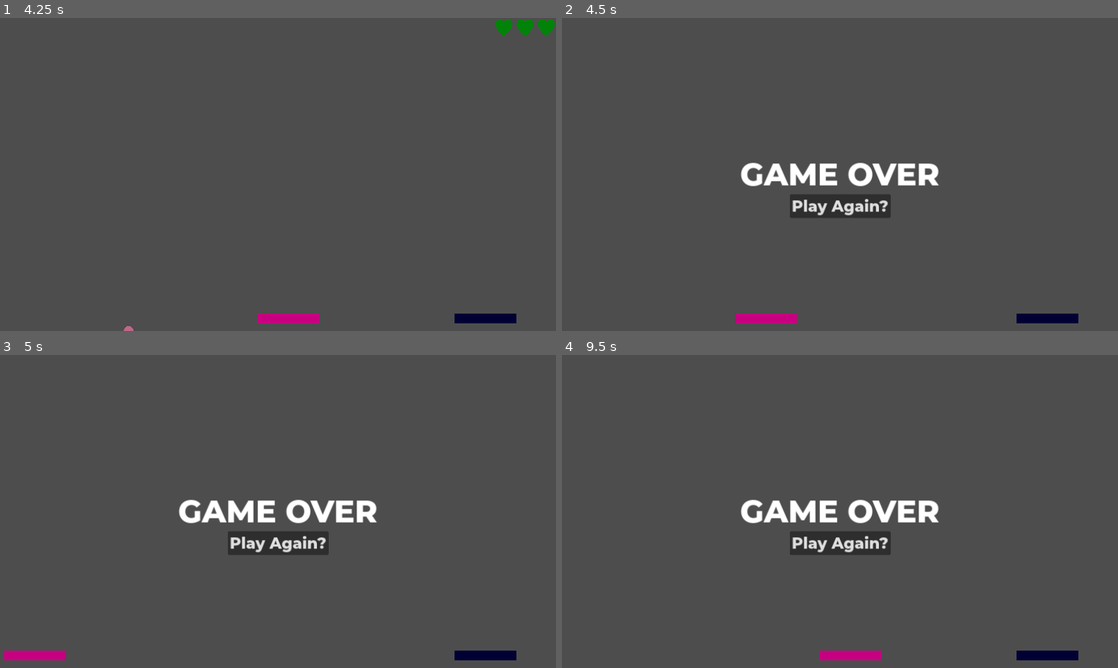
Above: before the commit, frames 1-4 (two rows, left to right).
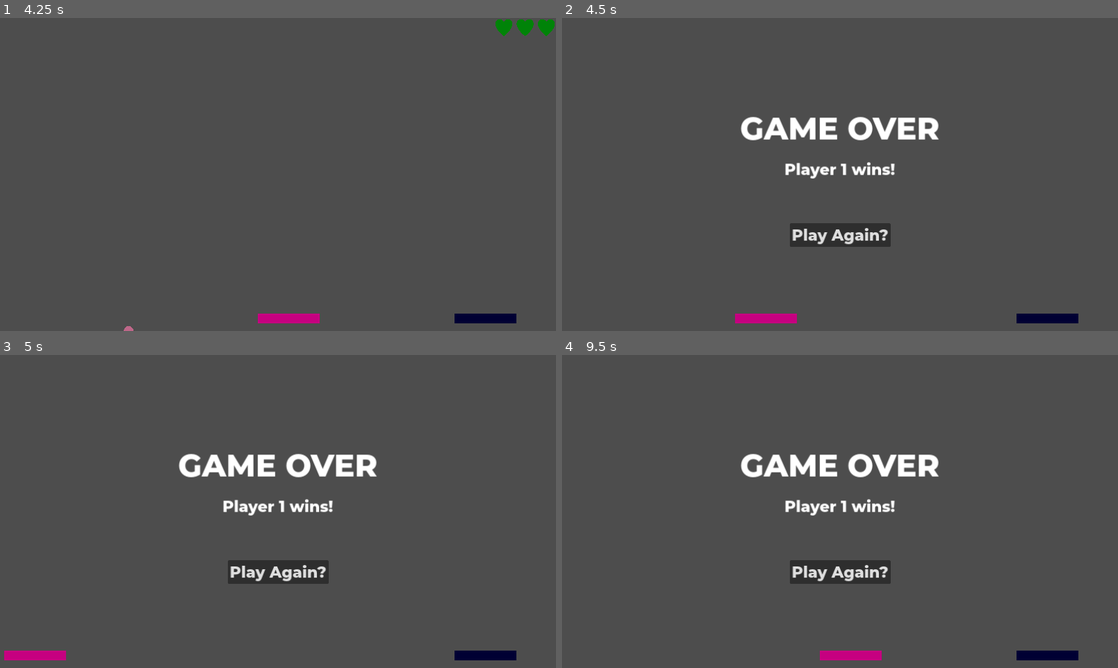
Above: after the commit, the same moments.

Repository: antoniskalou/GravityPong
Game: Godot game, scene res://src/main.tscn
Same seed, same stepped clock (60 frames per second), same inputs: the game is played once before the commit and once after it.
Inputs:
- Up to frame 1 (4.25 s): hold D (move_right) 0.53-1.28 s; hold A (move_left) 1.28-2.03 s; hold D (move_right) 2.03-3.53 s; hold A (move_left) from 3.53 s (still down)
- Up to frame 2 (4.5 s): keep holding A (move_left)
- Up to frame 3 (5 s): keep holding A (move_left)
- Up to frame 4 (9.5 s): release A (move_left) at 5 s; click "Play Again?" at 5 s; hold A (move_left) 5.78-6.53 s; tap Enter at 6.5 s; hold D (move_right) 6.53-8.78 s; tap Space at 8.75 s; hold A (move_left) from 8.78 s (still down)

Frame 1 is identical in both runs. In frame 2, 5.8% of the frame differs, in the area x 32-68%, y 31-74%; in frame 3, 5.8%; in frame 4, 5.8%.

Commit message:
Add winner text

Diff:
--- a/src/hud.gd
+++ b/src/hud.gd
@@ -2,9 +2,6 @@
 
 
 signal start_game
-
-# TODO: export this as Texture2D in custom HealthBar node
-@onready var heart_texture: TextureRect = $Play/HealthBar1/Heart
 
 
 func game_start() -> void:
@@ -12,9 +9,10 @@
 	$Play.show()
 
 
-func game_over() -> void:
+func game_over(winner: String) -> void:
 	$GameOver.show()
 	$Play.hide()
+	$GameOver/Winner.text = winner + " wins!"
 
 
 func player_1_set_lives(lives: int) -> void:
--- a/src/hud.tscn
+++ b/src/hud.tscn
@@ -9,7 +9,6 @@
 script = ExtResource("1_niwif")
 
 [node name="GameOver" type="CanvasLayer" parent="."]
-visible = false
 
 [node name="GameOver" type="Label" parent="GameOver"]
 anchors_preset = 8
@@ -17,15 +16,32 @@
 anchor_top = 0.5
 anchor_right = 0.5
 anchor_bottom = 0.5
-offset_left = -46.0
-offset_top = -13.0
-offset_right = 46.0
-offset_bottom = 13.0
+offset_left = -206.5
+offset_top = -135.0
+offset_right = 206.5
+offset_bottom = -53.0
 grow_horizontal = 2
 grow_vertical = 2
 theme = ExtResource("2_dbnox")
 theme_override_font_sizes/font_size = 64
 text = "GAME OVER"
+
+[node name="Winner" type="Label" parent="GameOver"]
+anchors_preset = 8
+anchor_left = 0.5
+anchor_top = 0.5
+anchor_right = 0.5
+anchor_bottom = 0.5
+offset_left = -206.5
+offset_top = -31.0
+offset_right = 206.5
+offset_bottom = 51.0
+grow_horizontal = 2
+grow_vertical = 2
+theme = ExtResource("2_dbnox")
+theme_override_font_sizes/font_size = 32
+text = "Player N Wins"
+horizontal_alignment = 1
 
 [node name="PlayAgain" type="Button" parent="GameOver"]
 anchors_preset = 8
@@ -34,9 +50,9 @@
 anchor_right = 0.5
 anchor_bottom = 0.5
 offset_left = -104.5
-offset_top = 41.0
+offset_top = 101.0
 offset_right = 104.5
-offset_bottom = 89.0
+offset_bottom = 149.0
 grow_horizontal = 2
 grow_vertical = 2
 theme = ExtResource("2_dbnox")
--- a/src/main.gd
+++ b/src/main.gd
@@ -18,7 +18,8 @@
 
 
 func game_over():
-	$HUD.game_over()
+	var winner = 'Player 1' if current_player == player_1 else 'Player 2'
+	$HUD.game_over(winner)
 
 
 func player_loose_life(player: CharacterBody2D) -> int:
